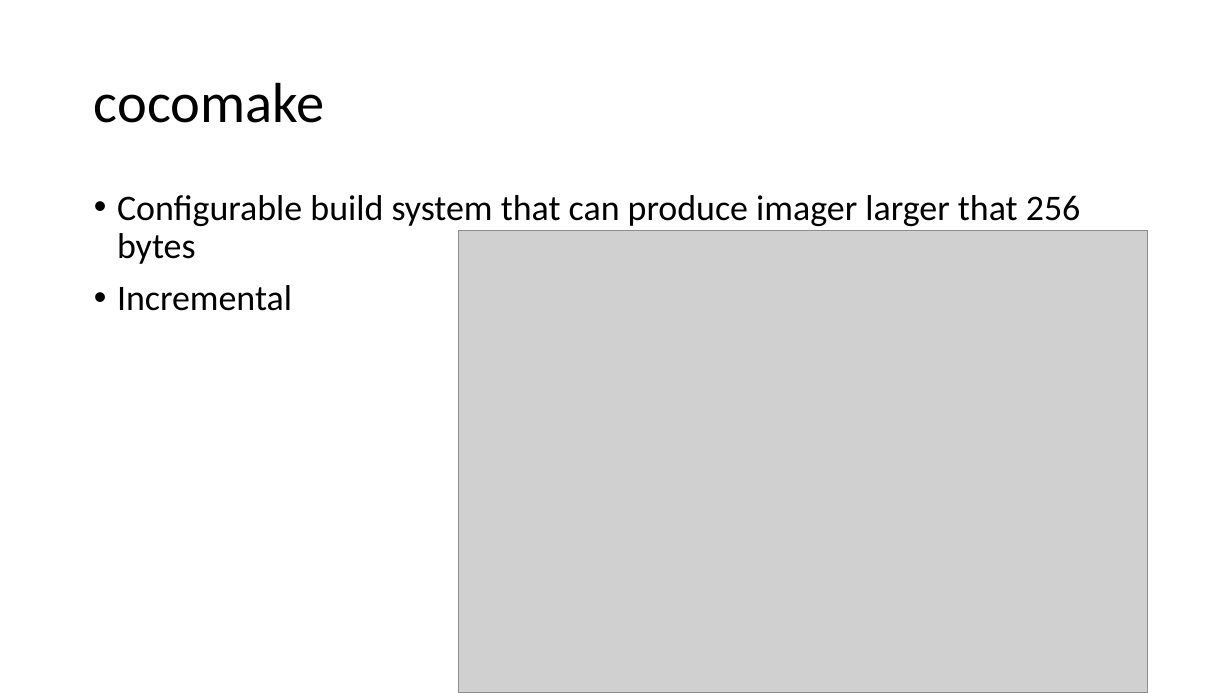
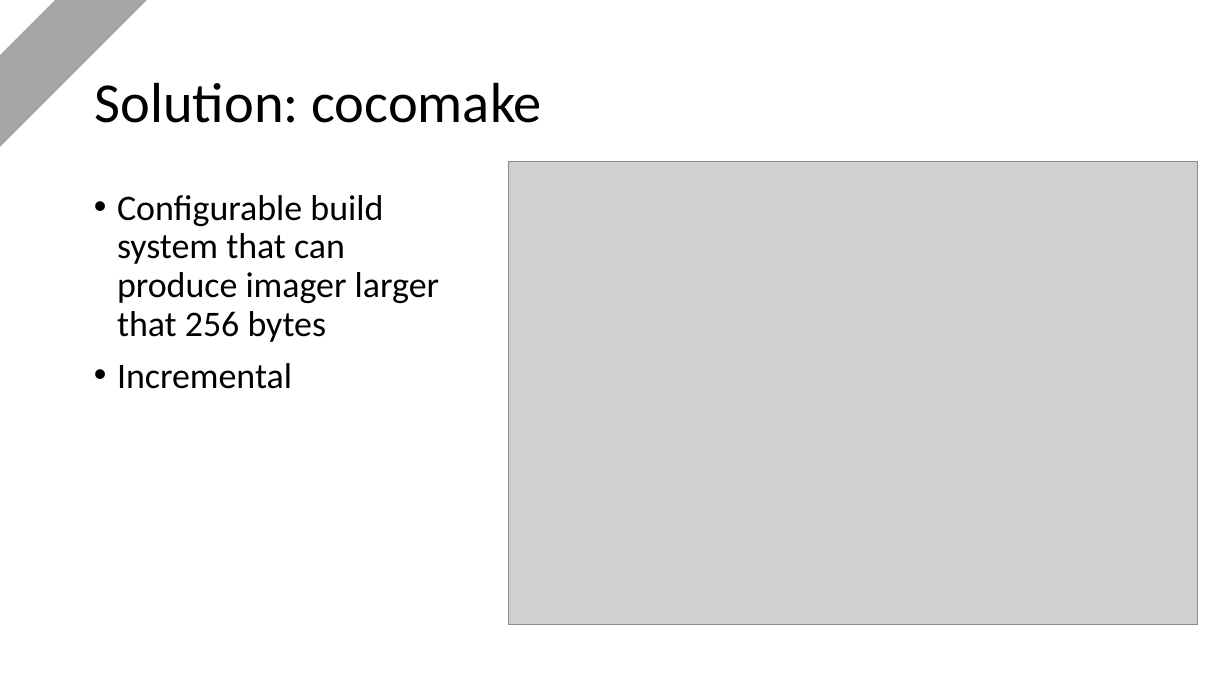
Before and after one commit to Intelix8996/cdm-project, a slide deck: slide 8 of docs/project.pptx. Drawn at 1232x693 pixels with LibreOffice and Linux fonts; fonts in the diff are those of the drawing; grey boxes stand for pictures. Boxes give left, top, right and bottom in pixels: in the first picture for what was removed or moved away, otherwise in the second. Text is boxed around its words. In the diff, an @@ line names an element or a change of style, - is before the commit and + after.

```diff
--- a/docs/project.pptx
+++ b/docs/project.pptx
@@ rectangle added at [0,0,155,156], fill #A5A5A5 @@
@@ title at [95,82,542,123]: text changed @@
-cocomake
+Solution: cocomake
@@ picture: place and size @@
-picture at [458,230,1148,693]
+picture at [509,161,1199,624]
@@ text "Configurable build system that can ..." rewrapped from [117,195,1081,311] to [117,195,439,389] @@
```
Also in this commit, not shown: 13 other slides changed, 5 slides added, 4 slides removed.
